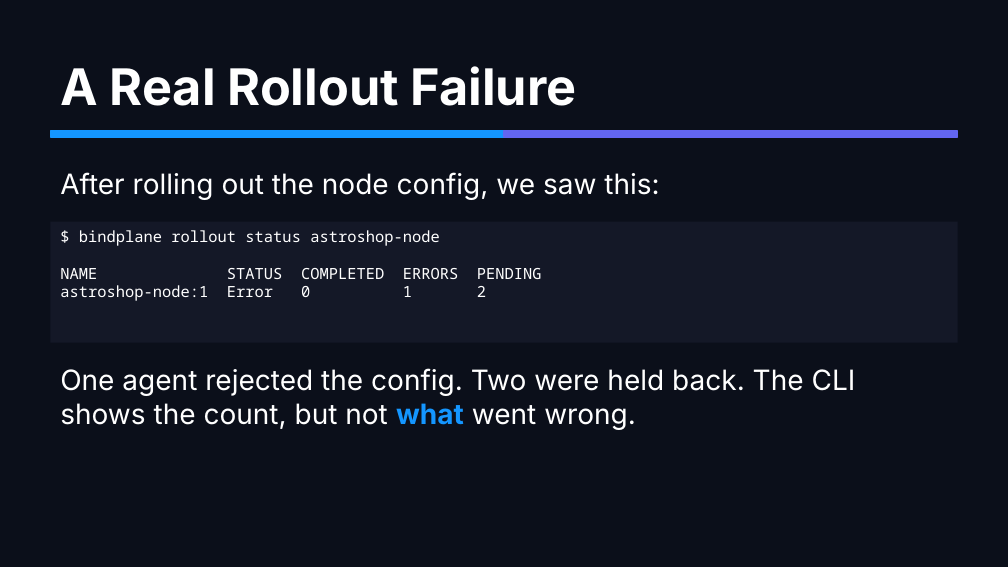
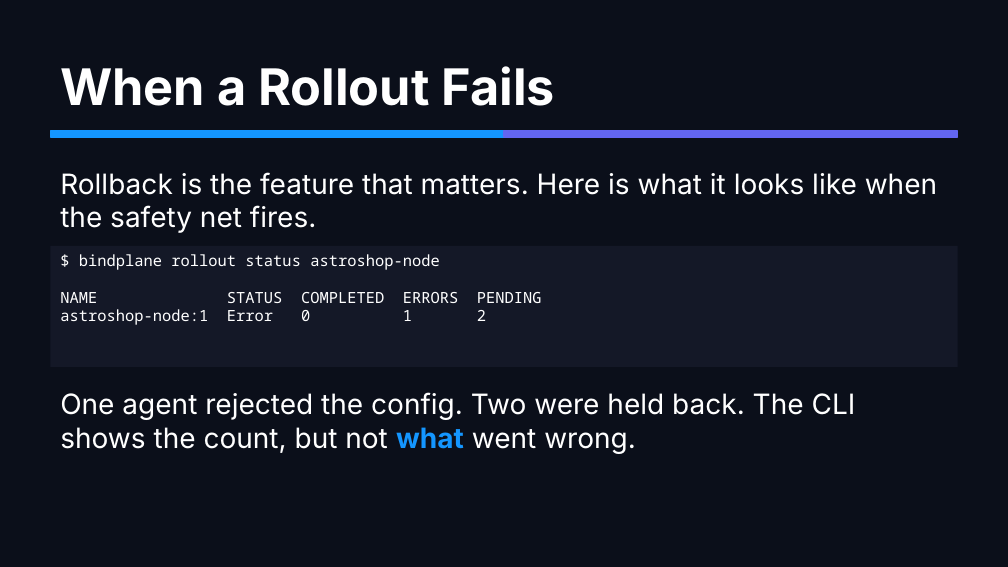
Before and after one commit to mreider/astroshop-bindplane-labs, a slide deck: slide 43 of docs/bindplane-primer/bindplane-primer.pptx (slide 52 before the commit). Drawn at 1008x567 pixels with LibreOffice and Linux fonts; fonts in the diff are those of the drawing. Boxes give left, top, right and bottom in pixels: in the first picture for what was removed or moved away, otherwise in the second. Text is boxed around its words. In the diff, an @@ line names an element or a change of style, - is before the commit and + after.

Commit message:
Tighten slides.md: move debugging next to rollouts, close with Dynatrace check
- Relocate the rollout-failure debug beat into Module 5 where rollback is the
  live concept, instead of bolting it on after Module 6
- Drop the duplicate agents.png screenshot; keep the configuration view that
  shows the YAML visualized
- Move the 'bindplane secret get' step from Lab 1 into Lab 4 so it sits next
  to the kubectl secret that consumes it
- Expand the source-types table to all five (matches repo and primer HTML)
- Tighten the init-container aside on the Gateway Agent slide
- Add a Lab 6 'Confirm in Dynatrace' slide so the deck actually reaches the
  stated end-to-end goal

```diff
--- a/docs/bindplane-primer/bindplane-primer.pptx
+++ b/docs/bindplane-primer/bindplane-primer.pptx
@@ text at [60,66,554,106]: text changed @@
-A Real Rollout Failure
+When a Rollout Fails
@@ text at [60,172,937,233]: text changed @@
-After rolling out the node config, we saw this:
+Rollback is the feature that matters. Here is what it looks like when the safety net fires.
@@ rectangle "$ bindplane rollout status astroshop-node": place and size @@
-rectangle "$ bindplane rollout status astroshop-node" at [50,222,958,343]
+rectangle "$ bindplane rollout status astroshop-node" at [50,246,958,367]
@@ text "One agent rejected the config. ...": place and size @@
-text "One agent rejected the config. ..." at [60,368,856,430]
+text "One agent rejected the config. ..." at [60,392,856,454]
```
Also in this commit, not shown: 5 other slides changed, 1 slide added, 2 slides removed, 1 other file.
